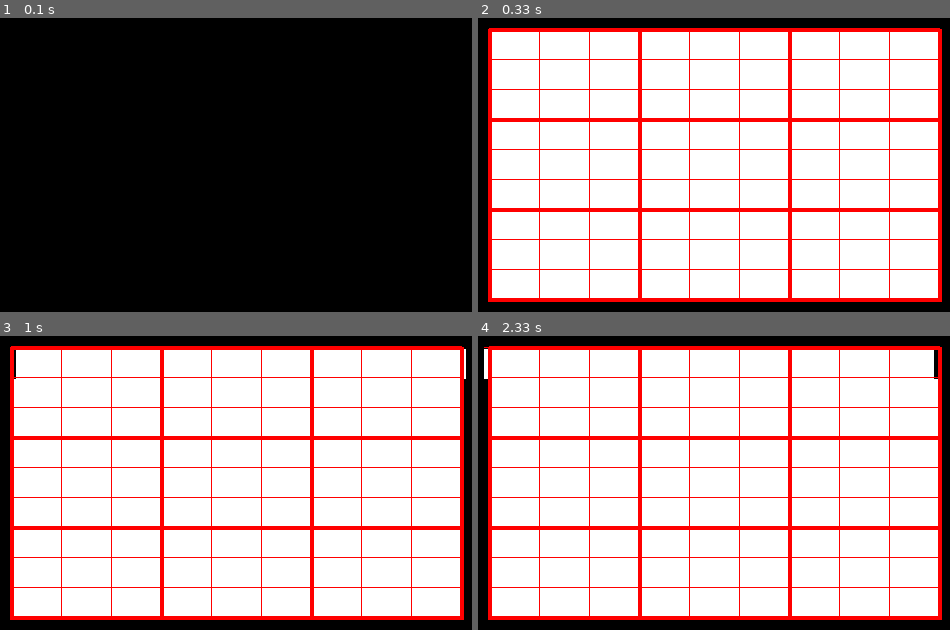
Above: before the commit, frames 1-4 (two rows, left to right).
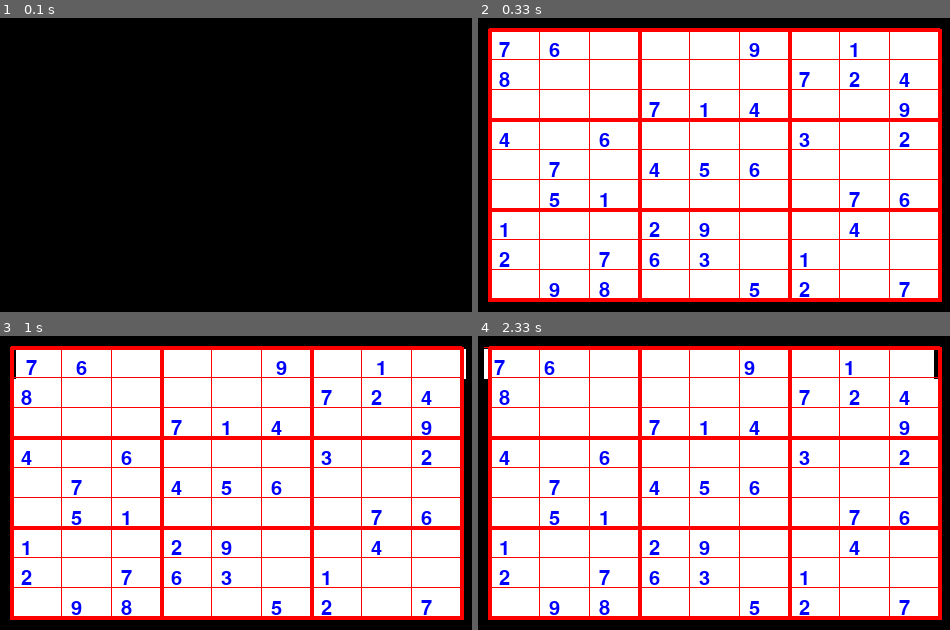
Above: after the commit, the same moments.

Repository: kaviraja81/sudokupygame
Game: pygame game, started from pygametest.py
The game is run twice, just before and just after one commit, with the same random seed, the same clock (stepped at 60 frames per second) and the same inputs.
Inputs (mouse positions are in pixels of both pictures, inside the frame that each line leads up to):
- Up to frame 1 (0.1 s): no input
- Up to frame 2 (0.33 s): no input
- Up to frame 3 (1 s): click (236, 574) at 0.43 s; hold Right from 0.67 s (still down); move the mouse to (217, 594) at 0.7 s
- Up to frame 4 (2.33 s): release Right at 1.13 s; hold Up 1.17-1.47 s; hold Right 1.5-1.97 s; hold Left from 2 s (still down)

Frame 1 is identical in both runs. In frame 2, 2.5% of the frame differs, in the area x 4-92%, y 8-95%; in frame 3, 2.5%; in frame 4, 2.5%.

Commit message:
Sudoku board with draw rectangle,lines and loaded numbers

Diff:
--- a/pygametest.py
+++ b/pygametest.py
@@ -2,22 +2,74 @@
 
 
 class Sudoku_board:
-    def __init__(self,x,y,width,height,vel):
+    def __init__(self,x,y,width,height,vel,board):
         self.x=x
         self.y=y
         self.width=width
         self.height=height
         self.vel=vel
+        self.board=board
+        font = pygame.font.Font('freesansbold.ttf', 30)
+
+    def draw_rect(self):
+
+        for j in range(9):
+            for i in range(9):
+
+                pygame.draw.rect(win,(255,255,255),(self.x,self.y,self.width,self.height))
+                if self.board[i][j] != 0 :
+                    font = pygame.font.Font('freesansbold.ttf', 20)
+                    message=font.render(str(self.board[i][j]),True,(0,0,255))
+                    win.blit(message,(self.x+10,self.y+10))
+                self.x+=self.width
+            self.x=25
+            self.y+=self.height
+
+    def draw_lines(self):
+            # Vertical lines for the Sudoku Grid
+
+        for i in range(10):
+            if ( i% 3 )== 0 :
+               thick=4
+            else :
+                thick = 1
+
+            pygame.draw.line(win,(255,0,0),(s1.x,s1.y-2),(s1.x,s1.y+(9*s1.height)),thick)  #  vertical line
+            s1.x+=s1.width
+
+        self.x=25
+        self.y=25
+
+        # Horizontal lines on the Sudoku Grid
+        for i in range(10):
+            if (i % 3 ) == 0 :
+                thick=4
+            else :
+                thick=1
+            pygame.draw.line(win,(255,0,0),(s1.x,s1.y-2),(s1.x +(9*s1.width),s1.y-2),thick)       # horizontal line
+            s1.y+=s1.height
 
 
 pygame.init()
-
+pygame.font.init()
 win=pygame.display.set_mode((500,500))
 pygame.display.set_caption('Sudoku')
 toggle = True
-
+FPS=60
+clock=pygame.time.Clock()
+board = [ [7, 8, 0, 4, 0, 0, 1, 2, 0],
+        [6, 0, 0, 0, 7, 5, 0, 0, 9],
+        [0, 0, 0, 6, 0, 1, 0, 7, 8],
+        [0, 0, 7, 0, 4, 0, 2, 6, 0],
+        [0, 0, 1, 0, 5, 0, 9, 3, 0],
+        [9, 0, 4, 0, 6, 0, 0, 0, 5],
+        [0, 7, 0, 3, 0, 0, 0, 1, 2],
+        [1, 2, 0, 0, 0, 7, 4, 0, 0],
+        [0, 4, 9, 2, 0, 6, 0, 0, 7]
+    ]
 while toggle:
-    s1=Sudoku_board(25,25,50,30,5)
+    clock.tick(FPS)
+    s1=Sudoku_board(25,25,50,30,5,board)
     pygame.time.delay(100)
     keys=pygame.key.get_pressed()
     if keys[pygame.K_LEFT] and s1.x > s1.vel:
@@ -32,38 +84,14 @@
     for event in pygame.event.get():
         if event.type == pygame.QUIT:
             toggle=False
+        if event.type == pygame.MOUSEBUTTONDOWN :
+            pos=pygame.mouse.get_pos()
+            print(pos)
+
     pygame.draw.line(win,(255,0,0),(s1.x,s1.y-2),(s1.x +(3*s1.width),s1.y-2))
-
-    # Rectangle for 1 box
-    for j in range(9):
-        for i in range(9):
-            pygame.draw.rect(win,(255,255,255),(s1.x,s1.y,s1.width,s1.height))
-            s1.x+=s1.width
-        s1.x=25
-        s1.y+=s1.height
-
-    # Vertical lines for the Sudoku Grid
-
-    s1=Sudoku_board(25,25,50,30,5)
-    for i in range(10):
-        if ( i% 3 )== 0 :
-           thick=4
-        else :
-           thick = 1
-
-        pygame.draw.line(win,(255,0,0),(s1.x,s1.y-2),(s1.x,s1.y+(9*s1.height)),thick)  #  vertical line
-        s1.x+=s1.width
-
-    s1=Sudoku_board(25,25,50,30,5)
-
-# Horizontal lines on the Sudoku Grid
-    for i in range(10):
-        if (i % 3 ) == 0 :
-            thick=4
-        else :
-            thick=1
-        pygame.draw.line(win,(255,0,0),(s1.x,s1.y-2),(s1.x +(9*s1.width),s1.y-2),thick)       # horizontal line
-        s1.y+=s1.height
-
+   # Rectangle for all boxes
+    s1.draw_rect()
+    s1=Sudoku_board(25,25,50,30,5,board)
+    s1.draw_lines()
     pygame.display.update()
 pygame.quit()
